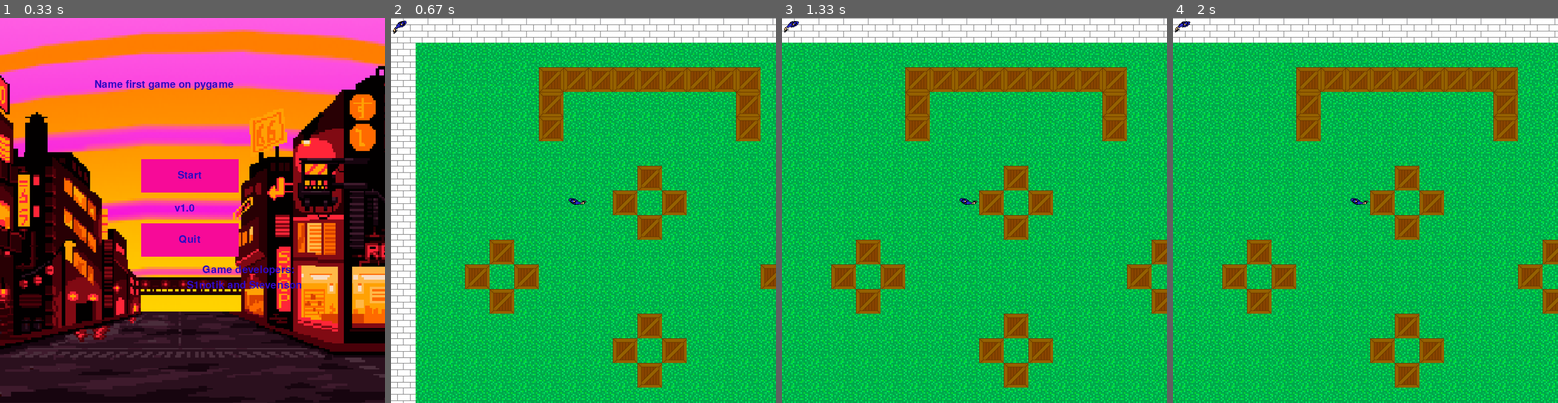
Above: before the commit, frames 1-4 (left to right).
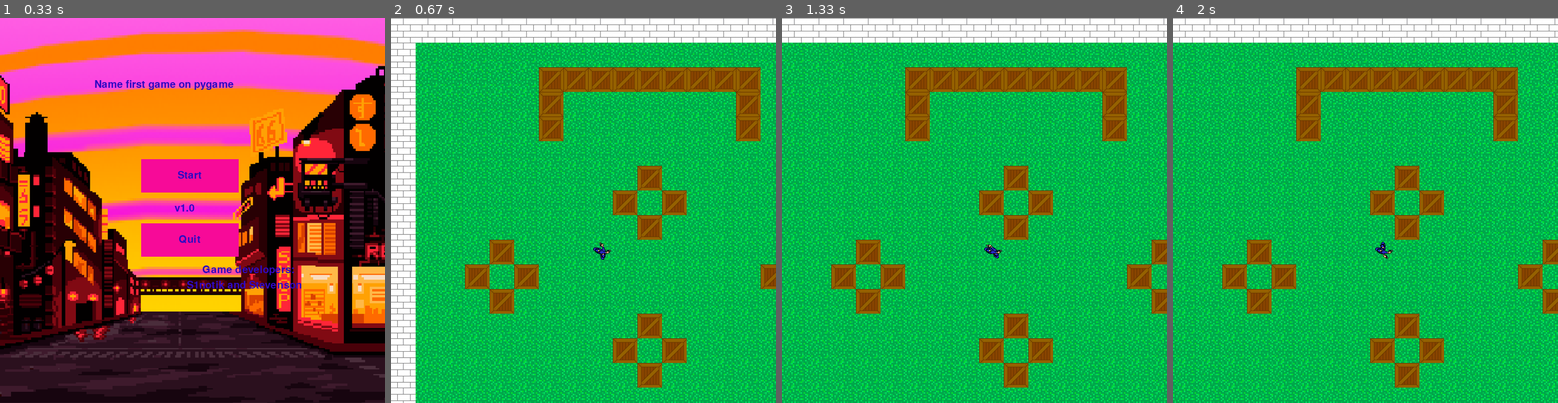
Above: after the commit, the same moments.

Repository: Stevenson707/Game_on_Pygame
Game: pygame game, started from game.py
The game is run twice, just before and just after one commit, with the same random seed, the same clock (stepped at 60 frames per second) and the same inputs.
Inputs (mouse positions are in pixels of both pictures, inside the frame that each line leads up to):
- Up to frame 1 (0.33 s): no input
- Up to frame 2 (0.67 s): click (579, 175) at 0.38 s
- Up to frame 3 (1.33 s): tap D at 0.67 s; hold Up from 1 s (still down); move the mouse to (978, 237) at 1.03 s
- Up to frame 4 (2 s): release Up at 1.47 s; hold Down 1.5-1.8 s; move the mouse to (1273, 214) at 1.53 s; hold Up from 1.83 s (still down); move the mouse to (1404, 295) at 1.87 s

Frame 1 is identical in both runs. In frame 2, 0.2% of the frame differs, in the area x 0-58%, y 0-63%; in frame 3, 0.2%; in frame 4, 0.2%.

Commit message:
update rotate person

Diff:
--- a/data/levels/the_map1.txt
+++ b/data/levels/the_map1.txt
@@ -5,9 +5,9 @@
 #.....+.......+.....#
 #...................#
 #.........+.........#
-#......@.+.+........#
+#........+.+........#
 #.........+.........#
-#...+...B.......+...#
+#...+...@.......+...#
 #..+.+.........+.+..#
 #...+...........+...#
 #.........+.........#
--- a/game.py
+++ b/game.py
@@ -115,15 +115,13 @@
         self.rect = self.image.get_rect().move(
             tile_width * pos_x + 10, tile_height * pos_y + 15)
         self.pos = (pos_x, pos_y)
+        self.orig = self.image
        # self.og_surf = pygame.transform.smoothscale(pygame.image.load("data/sprites/bullet.png").convert(), (100, 100))
         #self.surf = self.og_surf
-        self.orig = self.image
         #self.rect = self.surf.get_rect(center=(400, 400))
         #self.pos = (pos_x, pos_y)
 
         #self.speed = speed
-        self.rect_x = pos_x
-        self.rect_y = pos_y
 
     def move(self, x, y):
         camera.dx -= tile_width * (x - self.pos[0])
@@ -149,10 +147,10 @@
 
     def rotate(self):
         x, y, w, h = self.rect
-        direction = pygame.mouse.get_pos() - Vector2(x + w // 2, y = h // 2)
+        direction = pygame.mouse.get_pos() - Vector2(x + w // 2, y + h // 2)
         radius, angle = direction.as_polar()
-        self.image = pygame.transform.rotate(self.orig, -angle - 90)
-        self.rect = self.image.get_rect()
+        self.image = pygame.transform.rotate(self.orig, -angle - 360)
+        self.rect = self.image.get_rect(center=self.rect.center)
 
 
 class Bot(pygame.sprite.Sprite):
